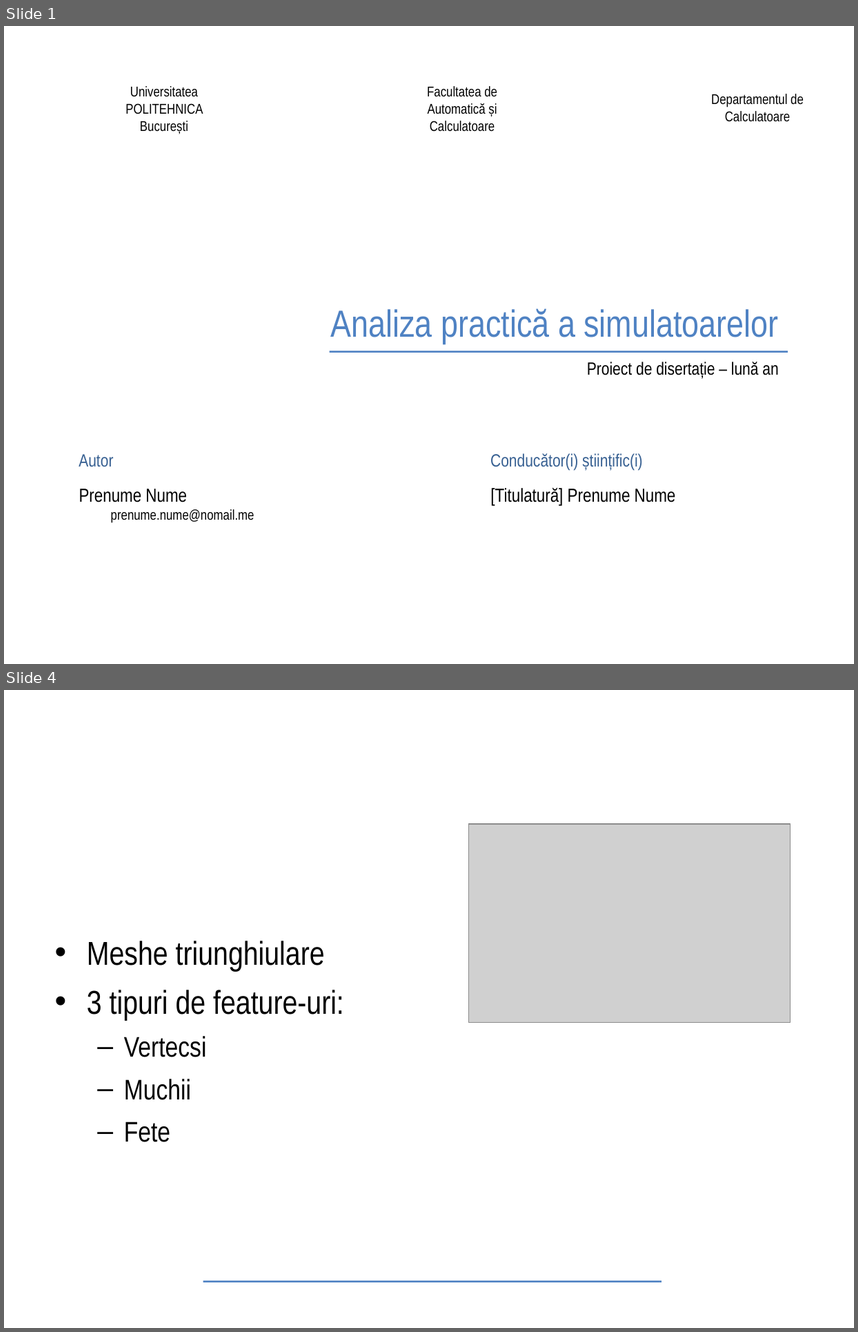
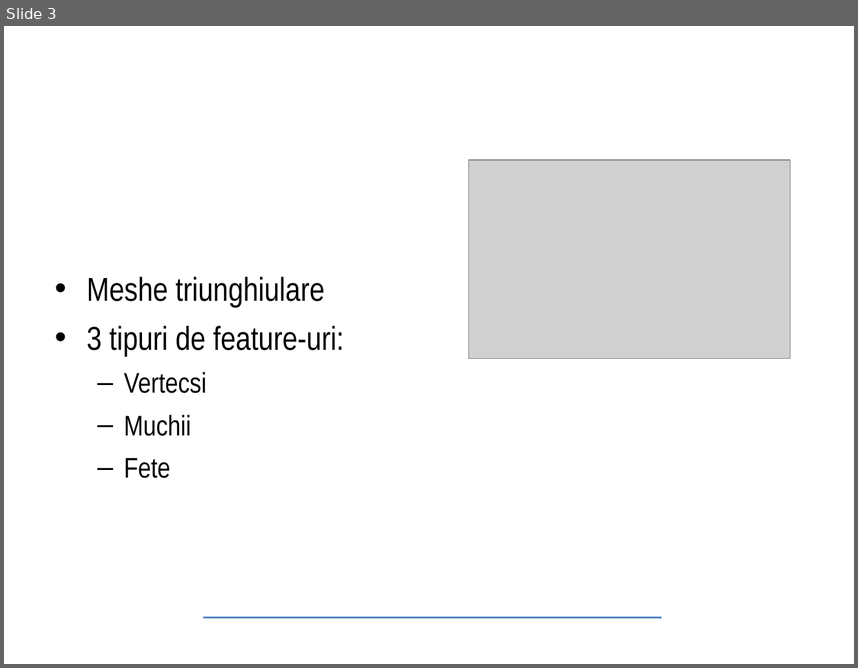
Before and after one commit to Tureyz/test, a slide deck: presentation/master-presentation-ro.odp. Shown one above the other, each under a label of ours: slides 1 and 4 before the commit, slide 3 after it; the slides between them are not shown. The pictures are 858x1332 and 858x668 pixels, drawn with LibreOffice and Linux fonts; fonts in the diff are those of the drawing; grey boxes stand for pictures; background and template pictures are left out. Boxes give left, top, right and bottom in pixels: in the first picture for what was removed or moved away, otherwise in the second. Text is boxed around its words. In the diff, an @@ line names an element or a change of style, - is before the commit and + after.

```diff
--- a/presentation/master-presentation-ro.odp
+++ b/presentation/master-presentation-ro.odp
@@ slide 1 removed at [4,26,854,664], background #FFFFFF @@
@@ text removed at [125,86,203,134] @@
-Universitatea POLITEHNICA București
@@ text removed at [427,86,497,132] @@
-Facultatea de Automatică și Calculatoare
@@ text removed at [711,94,804,122] @@
-Departamentul de Calculatoare
@@ title removed at [331,308,779,343] @@
-Analiza practică a simulatoarelor
@@ line removed from (330, 352) to (788, 352) @@
@@ text removed at [587,361,778,379] @@
-Proiect de disertație – lună an
@@ text removed at [79,454,113,467] @@
-Autor
@@ text removed at [490,453,642,470] @@
-Conducător(i) științific(i)
@@ text removed at [79,488,254,523] @@
-Prenume Nume
-prenume.nume@nomail.me
@@ text removed at [490,487,676,505] @@
-[Titulatură] Prenume Nume
@@ what was slide 4 is now slide 3 @@
```
Also in this commit, not shown: 5 slides changed, 5 slides added, 1 other slide removed, 4 other files.
